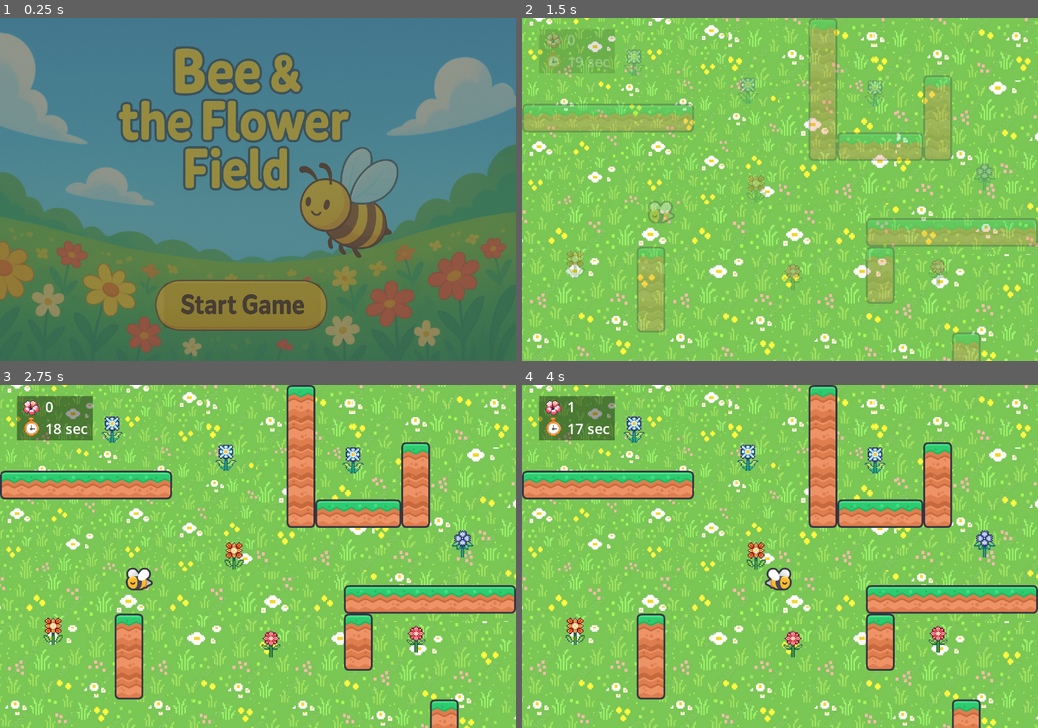
Above: before the commit, frames 1-4 (two rows, left to right).
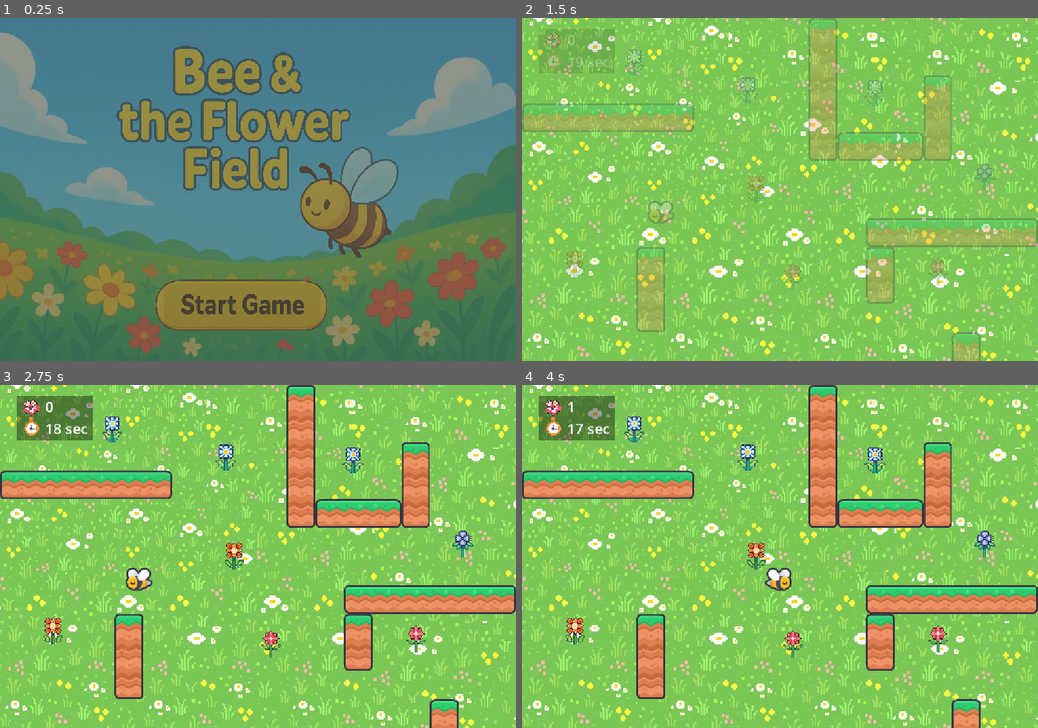
Above: after the commit, the same moments.

Repository: Lea-poh/SpringHunt
Game: Godot game, scene res://scenes/main.tscn
Two runs of this game, one before a commit and one after it. Both use one fixed random seed, a clock stepped at 60 frames per second and the inputs below. Sound files missing from this copy of the repository are replaced by a short silence.
Inputs (mouse positions are in pixels of both pictures, inside the frame that each line leads up to):
- Up to frame 1 (0.25 s): no input
- Up to frame 2 (1.5 s): move the mouse to (893, 172) at 0.52 s; hold Right (ui_right) 0.53-1.25 s; click (893, 172) at 0.67 s; click (764, 306) at 1.25 s
- Up to frame 3 (2.75 s): drag from (154, 573) to (417, 638) at 2.02 s
- Up to frame 4 (4 s): tap Enter at 2.75 s; move the mouse to (831, 481) at 2.77 s; hold Right (ui_right) 2.78-3.5 s; drag from (754, 625) to (986, 542) at 3.52 s

The runs differ from the first frame. In frame 1, 1.5% of the frame differs, in the area x 0-100%, y 4-99%; in frame 2, 4.4%; in frame 3, 5.7%, in the area x 0-100%, y 0-100%; in frame 4, 5.7%.

Commit message:
Update project.godot

Diff:
--- a/project.godot
+++ b/project.godot
@@ -18,8 +18,8 @@
 [display]
 
 window/size/viewport_height=768
-window/size/mode=3
-window/stretch/mode="viewport"
+window/size/resizable=false
+window/stretch/mode="canvas_items"
 
 [input_devices]
 
